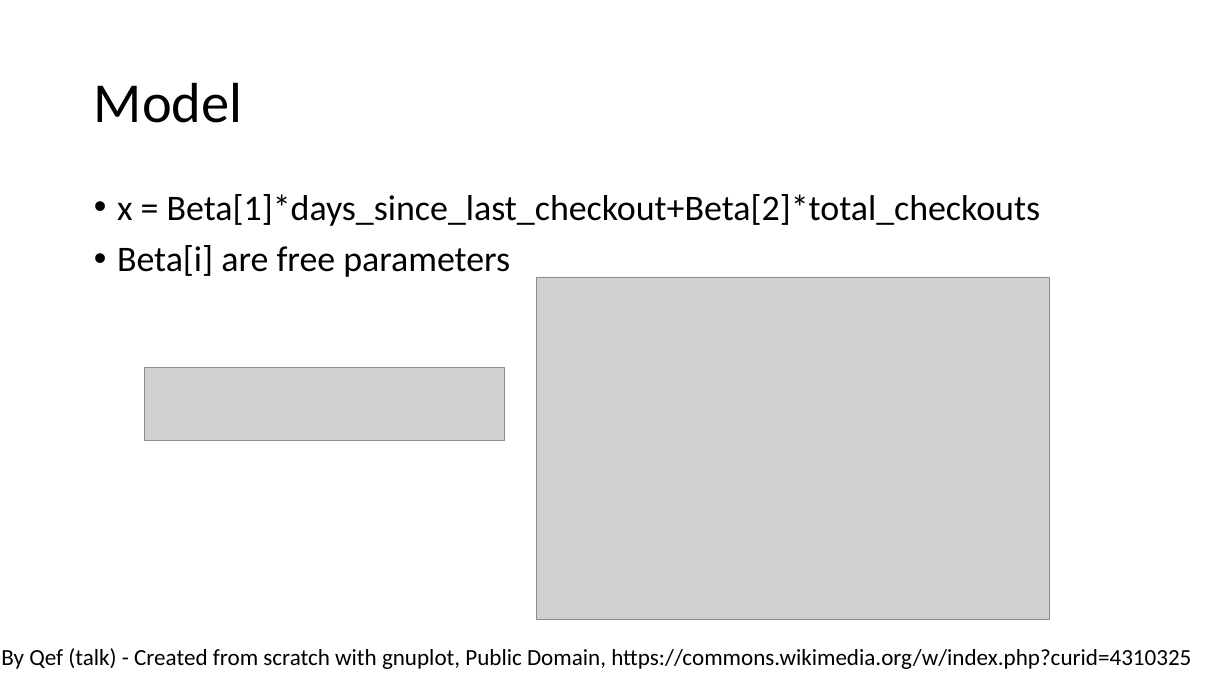
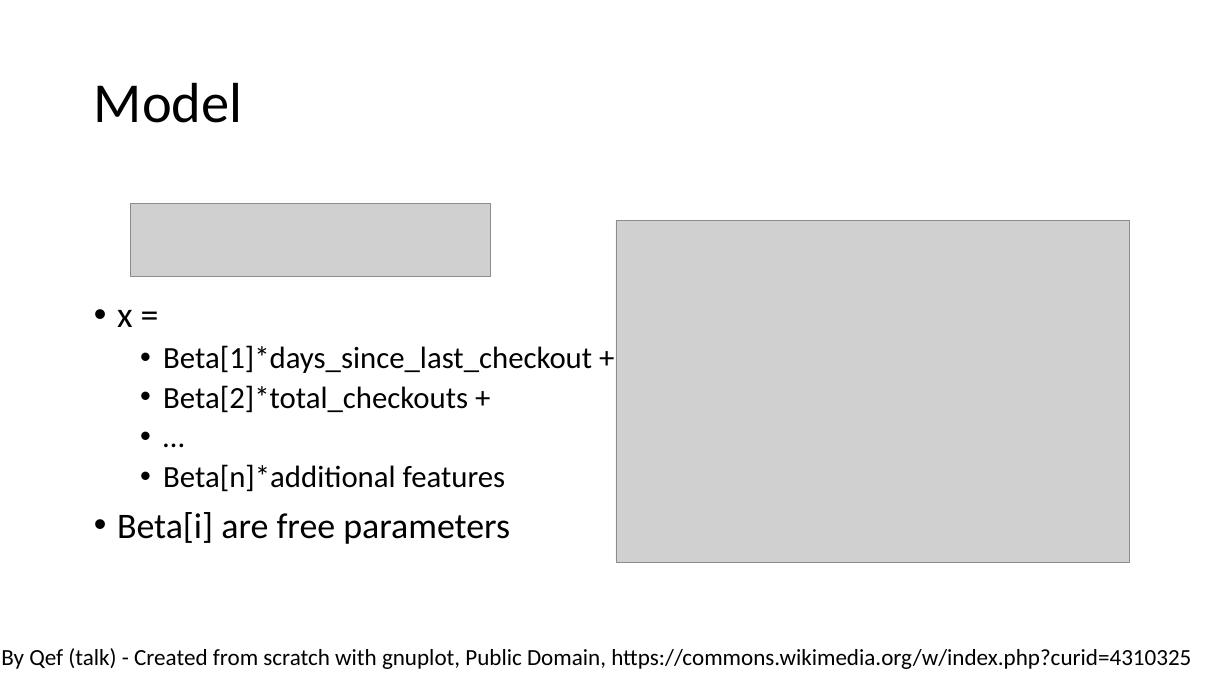
Before and after one commit to alonzi/alderman, a slide deck: slide 4 of DataWorkingGroup_preliminarydata.pptx. Drawn at 1232x693 pixels with LibreOffice and Linux fonts; fonts in the diff are those of the drawing; grey boxes stand for pictures. Boxes give left, top, right and bottom in pixels: in the first picture for what was removed or moved away, otherwise in the second. Text is boxed around its words. In the diff, an @@ line names an element or a change of style, - is before the commit and + after.

```diff
--- a/DataWorkingGroup_preliminarydata.pptx
+++ b/DataWorkingGroup_preliminarydata.pptx
@@ picture: place and size @@
-picture at box(144, 368, 504, 441)
+picture at box(130, 203, 490, 276)
@@ picture: place and size @@
-picture at box(537, 277, 1051, 619)
+picture at box(616, 220, 1130, 562)
@@ text at box(117, 310, 592, 492): text changed; size 28 to 24 pt @@
-• x = Beta[1]*days_since_last_checkout+Beta[2]*total_checkouts
+• x =
+  • Beta[1]*days_since_last_checkout +
+  • Beta[2]*total_checkouts +
+  • …
+  • Beta[n]*additional features
```
Also in this commit, not shown: 5 other slides changed, 1 slide added, 5 other files.
